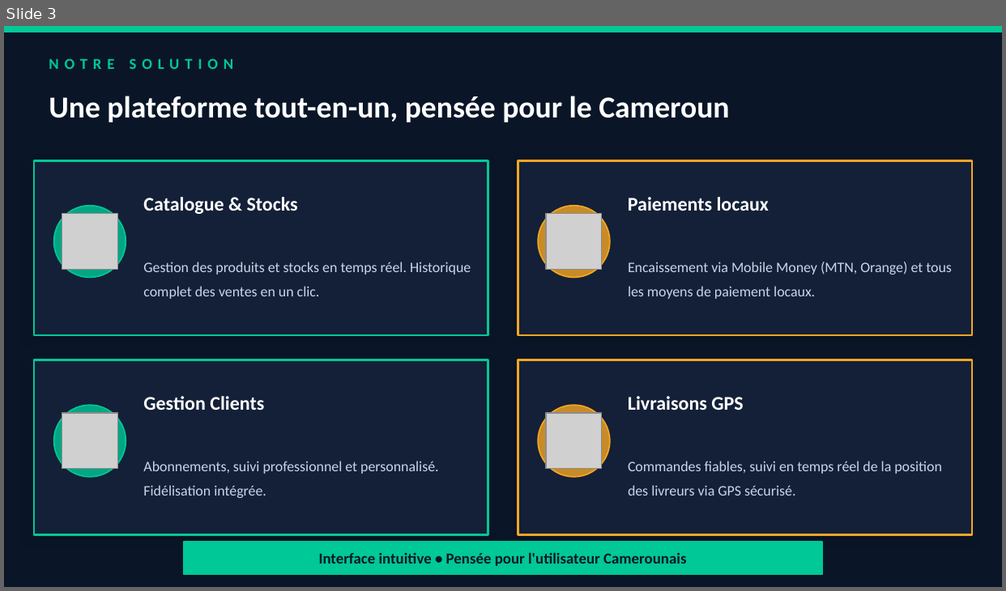
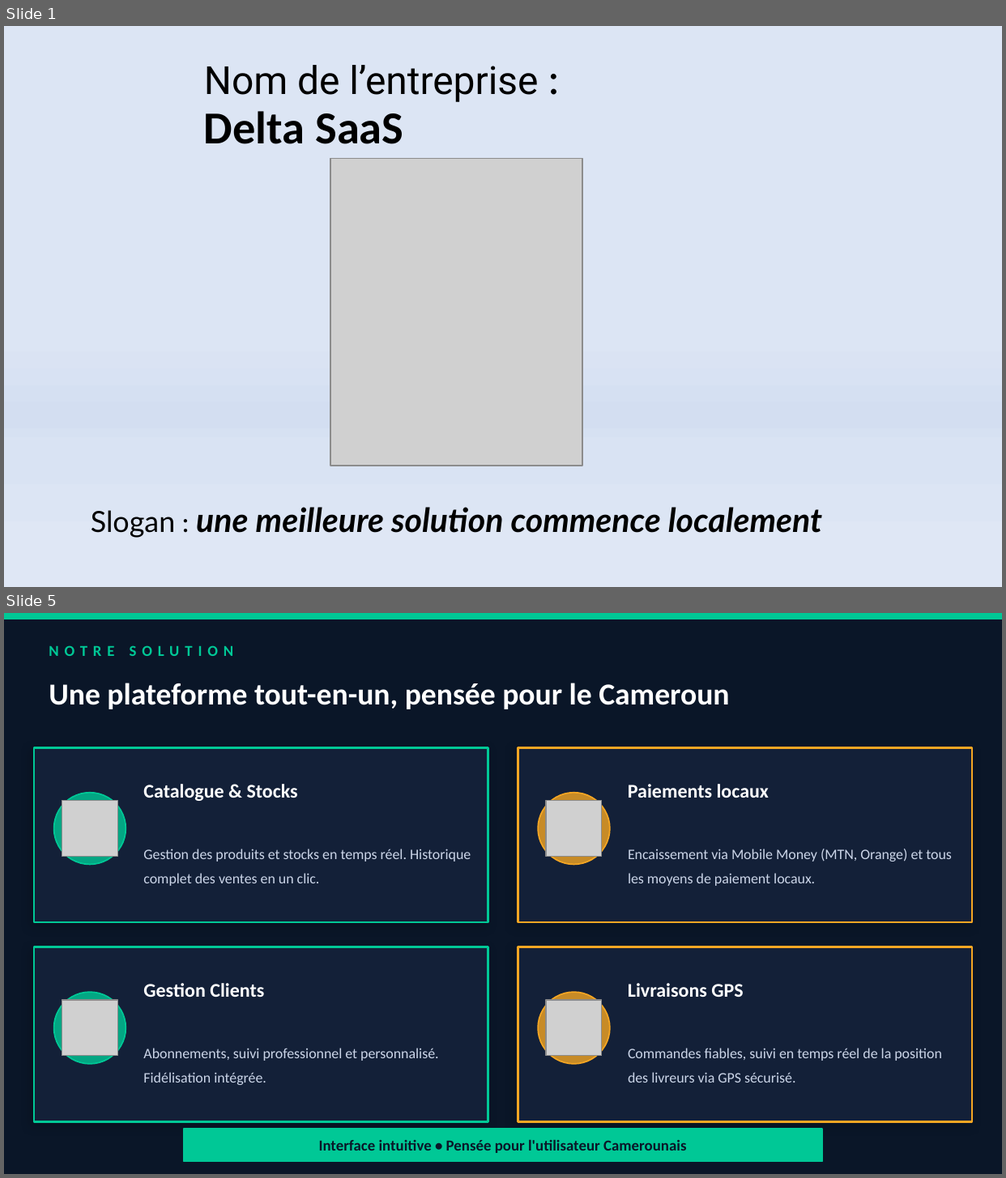
Before and after one commit to awalousadoub-debug/aweba, a slide deck: DeltaSaaS_PitchDeck_Ameliore.pptx. Shown one above the other, each under a label of ours: slide 3 before the commit, slides 1 and 5 after it; the slides between them are not shown. The pictures are 1006x591 and 1006x1178 pixels, drawn with LibreOffice and Linux fonts; fonts in the diff are those of the drawing; grey boxes stand for pictures. Boxes give left, top, right and bottom in pixels: in the first picture for what was removed or moved away, otherwise in the second. Text is boxed around its words. In the diff, an @@ line names an element or a change of style, - is before the commit and + after.

```diff
--- a/DeltaSaaS_PitchDeck_Ameliore.pptx
+++ b/DeltaSaaS_PitchDeck_Ameliore.pptx
@@ slide 1 added at (x1=4, y1=26, x2=1002, y2=587), background gradient #DCE5F4 to #D3DEF1 to #D9E3F3 to #DFE7F5 @@
@@ text added at (x1=204, y1=65, x2=538, y2=144), 28 pt, text #000000 @@
+Nom de l’entreprise : Delta SaaS
@@ picture added at (x1=330, y1=159, x2=582, y2=466) @@
@@ text added at (x1=91, y1=507, x2=822, y2=538), 24 pt, text #000000, bold, italic @@
+Slogan : une meilleure solution commence localement
@@ what was slide 3 is now slide 5 @@
```
Also in this commit, not shown: 7 slides changed, 2 other slides added, 3 other files.
